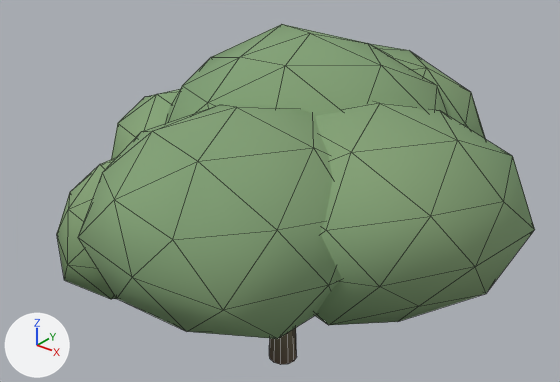
What one commit did to the Blender file asset_sources/blender/flora/shade_a.blend.
The view is the same before and after, from a camera (50 mm lens) standing at (3.66, -4.62, 5.68) and looking at (-0.02, -0.02, 2.83). Every picture has the same lights, and +X, +Y and +Z are marked at lower left. The older version comes first. Mesh edges are drawn as thin lines.

In view in the first picture: 'shade_a'.
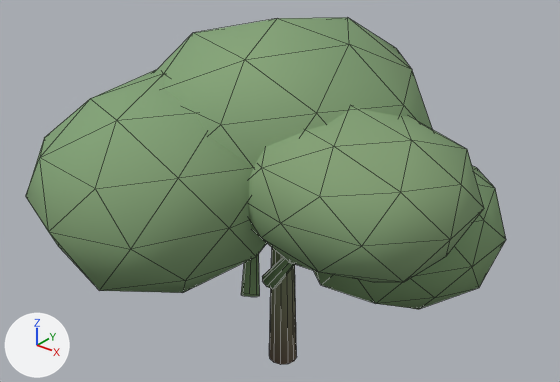
Where the change shows, as pixel boxes [x1, y1, x2, y2] in the pictures (560 x 382 px; the box of a moved part takes in the faces that stretch with it):
'shade_a', reshaped: before [57, 24, 535, 364]; after [26, 17, 506, 364]
part 1 of me_cone, moved or reshaped (not visible before): after [262, 257, 295, 289]
part 2 of me_cone, moved or reshaped: before [57, 24, 535, 339]; after [26, 17, 506, 309]

The change, as a diff of the scene's bpy script:
```diff
--- a/asset_sources/blender/flora/shade_a.blend.py
+++ b/asset_sources/blender/flora/shade_a.blend.py
@@ me_cone @@
 # used by ob_shade_a; location = (0.0, 0.0, 1.115)
-me_cone.from_pydata(...)  # 340 vertices, 534 faces; spans x -1.89..2.07, y -1.98..1.92, z 0.0..3.03
+me_cone.from_pydata(...)  # 340 vertices, 534 faces; spans x -1.73..1.77, y -1.9..1.87, z 0.0..3.11
+# me_cone part 1: the loose piece of 16 vertices spanning x -0.08..0.08, y -0.05..0.6, z 0.98..1.68 is multiplied about its middle by the matrix ((-0.358, -0.853, -0.088), (0.857, -0.356, -0.04), (0.003, -0.097, 0.924)), then moved by (0.21, -0.39, -0.12)
+# me_cone part 2: 300 of 340 vertices moved; they spanned x -1.89..2.07, y -1.98..1.92, z 0.83..3.03 and now span x -1.73..1.77, y -1.9..1.87, z 0.7..3.11; mean shift (-0.01, 0.17, -0.03); largest move (-0.11, -0.42, 1.44) -> (1.75, 0.06, 2.09)
 me_cone.materials.append(mat_m_shade_a)
```
